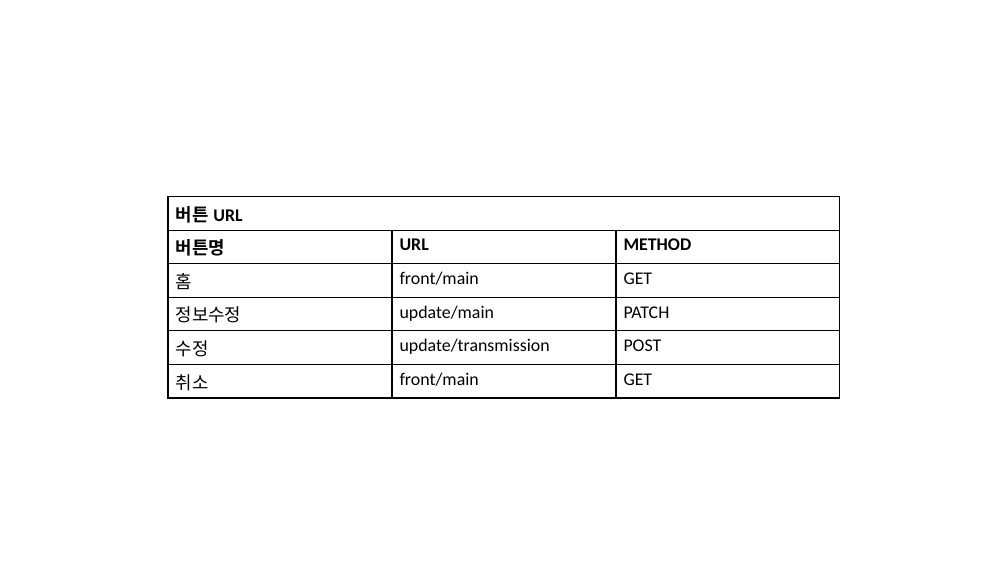
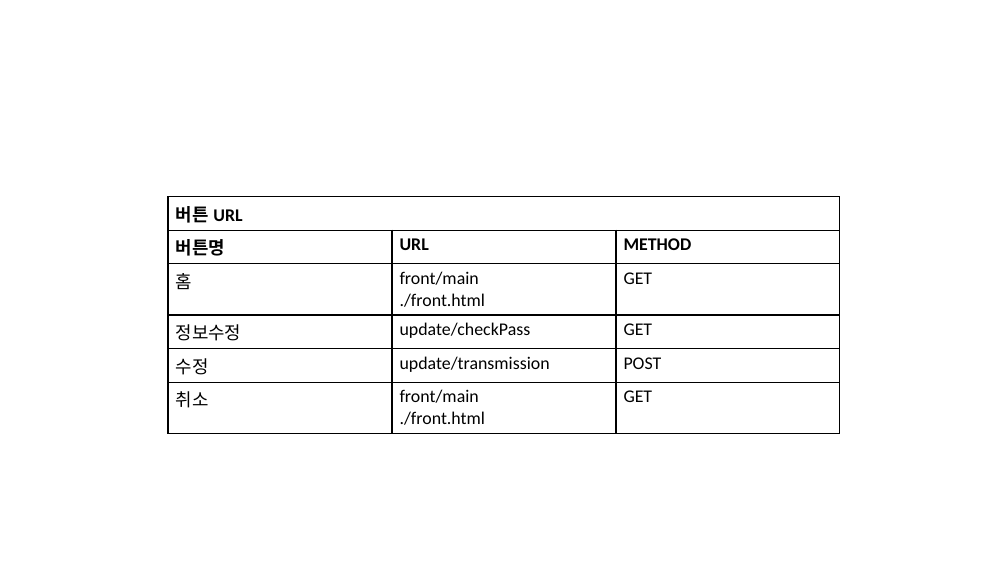
Before and after one commit to to-hworld/Library_Project, a slide deck: slide 36 of design/pageDesign.pptx (slide 35 before the commit). Drawn at 1008x567 pixels with LibreOffice and Linux fonts; fonts in the diff are those of the drawing. Boxes give left, top, right and bottom in pixels: in the first picture for what was removed or moved away, otherwise in the second. Text is boxed around its words. In the diff, an @@ line names an element or a change of style, - is before the commit and + after.

```diff
--- a/design/pageDesign.pptx
+++ b/design/pageDesign.pptx
@@ table at (168,197,839,429) @@
-row 3, column 2: front/main
+row 3, column 2: front/main / ./front.html
-row 4, column 2: update/main
+row 4, column 2: update/checkPass
-row 4, column 3: PATCH
+row 4, column 3: GET
-row 6, column 2: front/main
+row 6, column 2: front/main / ./front.html
```
Also in this commit, not shown: 22 other slides changed, 1 slide added, 6 other files.
